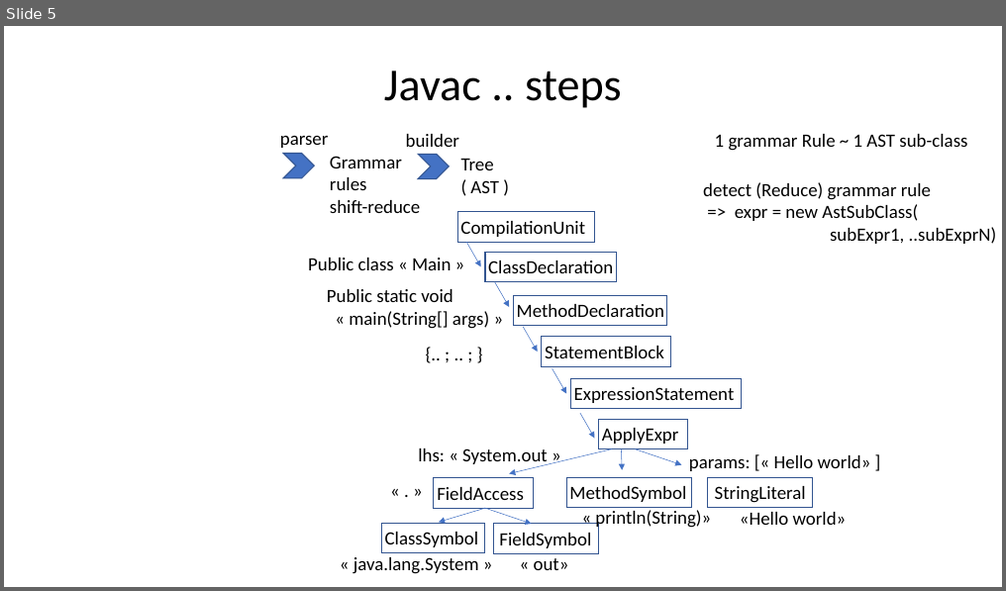
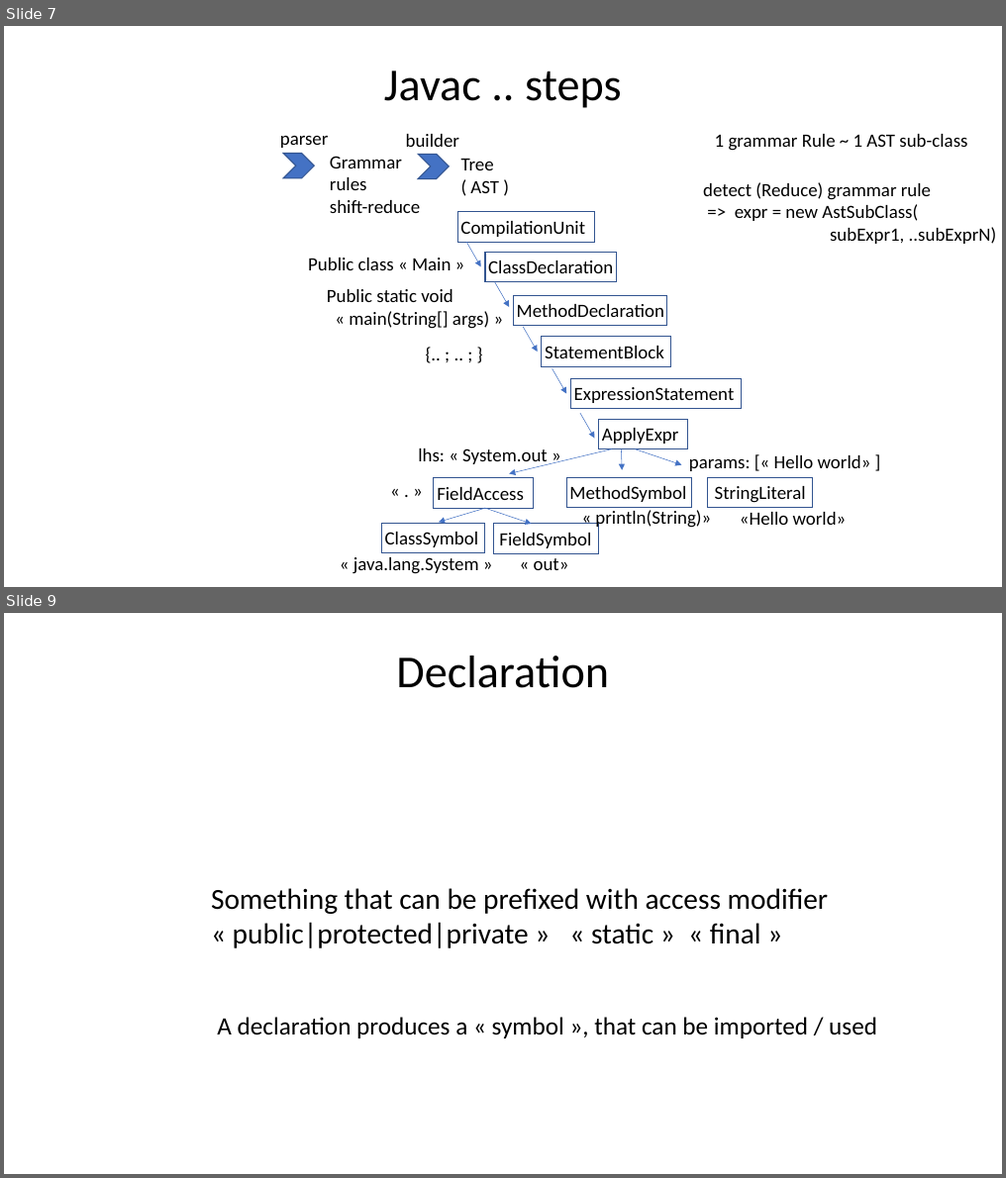
Before and after one commit to Arnaud-Nauwynck/presentations, a slide deck: java/Java-Langage-JRE-Internal-Basics.pptx. Shown one above the other, each under a label of ours: slide 5 before the commit, slides 7 and 9 after it; the slides between them are not shown. The pictures are 1006x591 and 1006x1178 pixels, drawn with LibreOffice and Linux fonts; fonts in the diff are those of the drawing. Boxes give left, top, right and bottom in pixels: in the first picture for what was removed or moved away, otherwise in the second. Text is boxed around its words. In the diff, an @@ line names an element or a change of style, - is before the commit and + after.

```diff
--- a/java/Java-Langage-JRE-Internal-Basics.pptx
+++ b/java/Java-Langage-JRE-Internal-Basics.pptx
@@ slide 9 added at [4,613,1002,1174], background #FFFFFF @@
@@ title added at [396,656,609,688], 44 pt, text #000000 @@
+Declaration
@@ text added at [211,888,828,949], 28 pt, text #000000 @@
+Something that can be prefixed with access modifier
+« public|protected|private » « static » « final »
@@ text added at [217,1017,877,1039], 24 pt, text #000000 @@
+A declaration produces a « symbol », that can be imported / used
@@ what was slide 5 is now slide 7 @@
```
Also in this commit, not shown: 1 slide changed, 28 other slides added, 23 slides removed, 1 other file.
